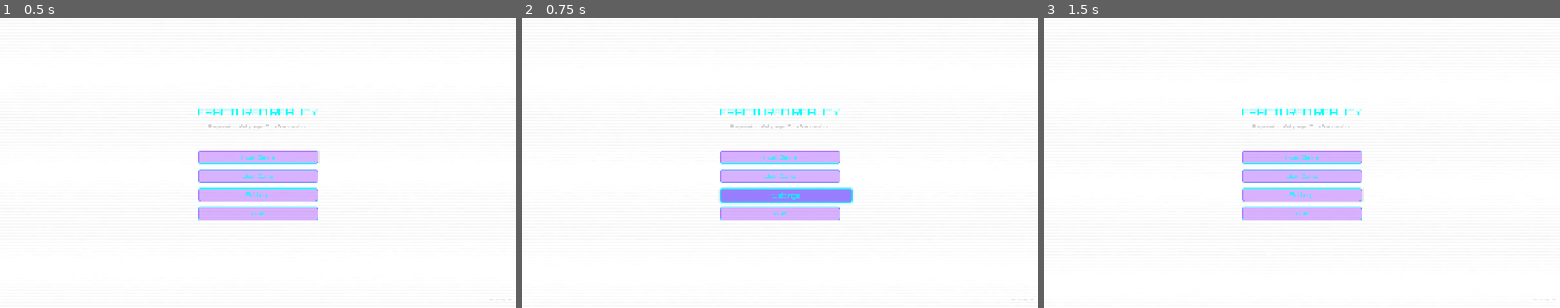
Above: before the commit, frames 1-3 (left to right).
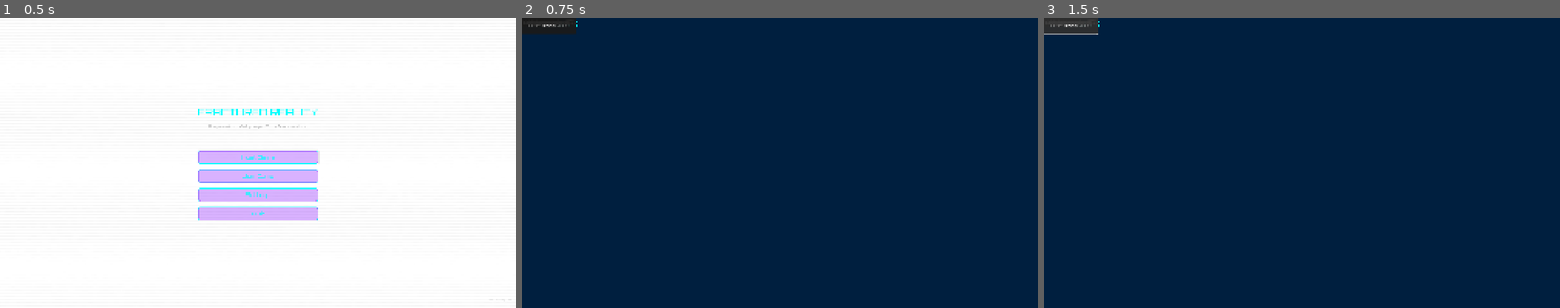
Above: after the commit, the same moments.

Repository: Fallrod2/Fractured-Reality
Game: Godot game, scene res://scenes/ui/main_menu.tscn
Same seed, same stepped clock (60 frames per second), same inputs: the game is played once before the commit and once after it.
Inputs (mouse positions are in pixels of both pictures, inside the frame that each line leads up to):
- Up to frame 1 (0.5 s): no input
- Up to frame 2 (0.75 s): click "Settings" at 0.5 s
- Up to frame 3 (1.5 s): click (1054, 20) at 1.25 s, where only the run after the commit has a clickable "VSync"

Frame 1 is identical in both runs. In frame 2, 100% of the frame differs, in the area x 0-100%, y 0-100%; in frame 3, 100%.
Error before the commit: Trying to assign value of type 'CanvasLayer' to a variable of type 'Control'. (res://scripts/ui/main_menu.gd:174)

Commit message:
[Fix] Correct options menu type cast to CanvasLayer
🤖 Generated with [Claude Code](https://claude.com/claude-code)

Co-Authored-By: Claude <noreply@anthropic.com>

Diff:
--- a/scripts/ui/main_menu.gd
+++ b/scripts/ui/main_menu.gd
@@ -171,7 +171,7 @@
 
 	# Load options menu
 	var options_scene: PackedScene = load("res://scenes/ui/options_menu.tscn")
-	var options_menu: Control = options_scene.instantiate()
+	var options_menu: CanvasLayer = options_scene.instantiate()
 	get_tree().root.add_child(options_menu)
 
 
